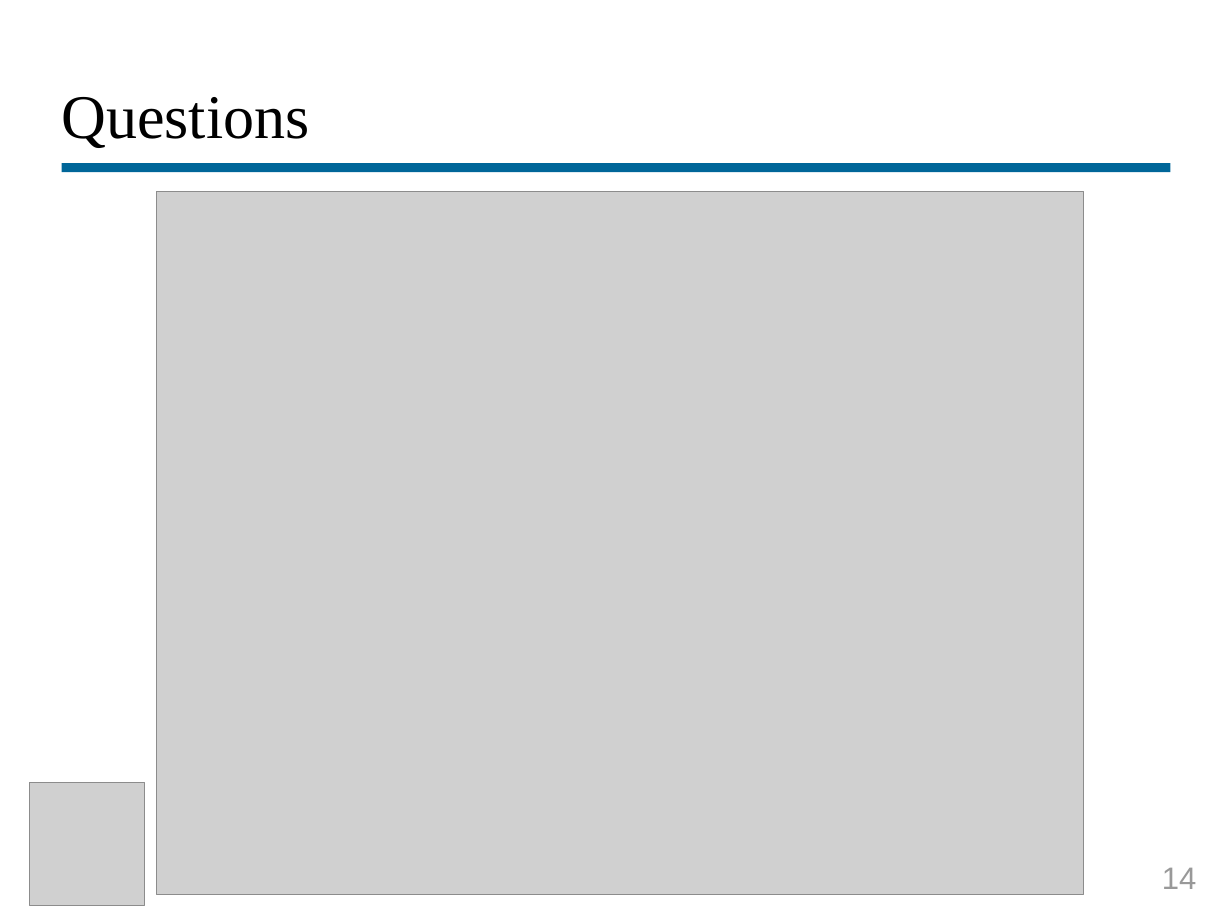
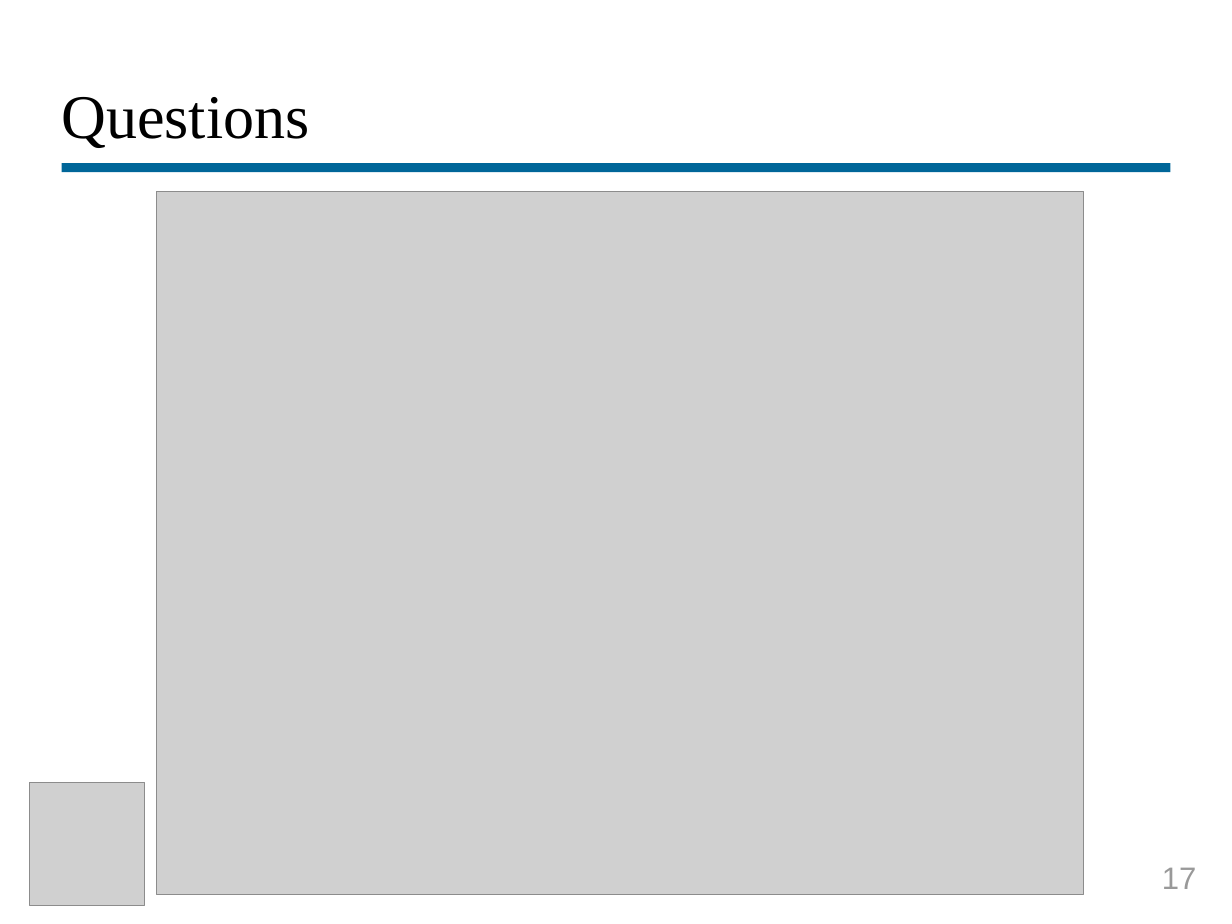
Before and after one commit to vagosdim/MinIO_Security, a slide deck: slide 17 of Deliverable/Presentation.odp (slide 14 before the commit). Drawn at 1232x924 pixels with LibreOffice and Linux fonts; fonts in the diff are those of the drawing; grey boxes stand for pictures. Boxes give left, top, right and bottom in pixels: in the first picture for what was removed or moved away, otherwise in the second. Text is boxed around its words. In the diff, an @@ line names an element or a change of style, - is before the commit and + after.

```diff
--- a/Deliverable/Presentation.odp
+++ b/Deliverable/Presentation.odp
@@ text at [1162, 868, 1197, 889]: text changed @@
-14
+17
```
Also in this commit, not shown: 4 other slides changed, 12 slides added, 9 slides removed, 5 other files.
